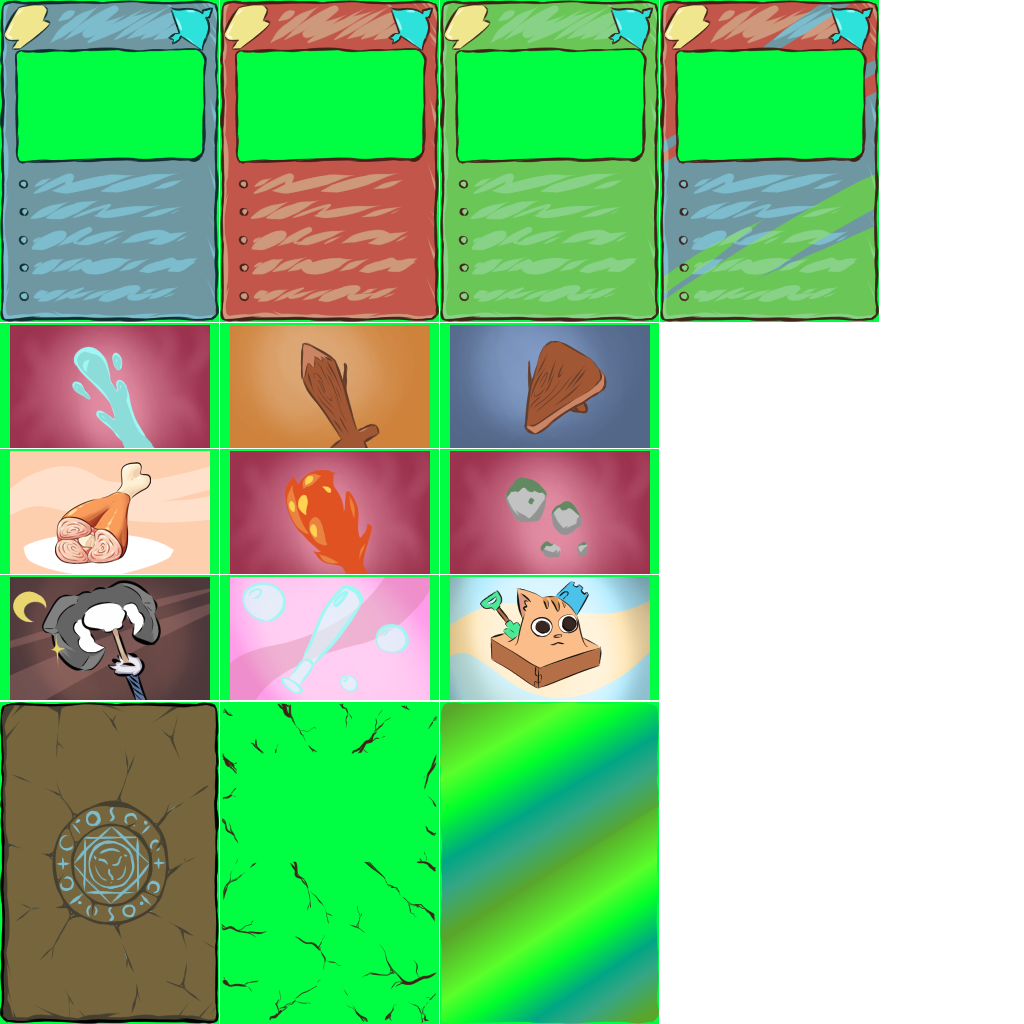
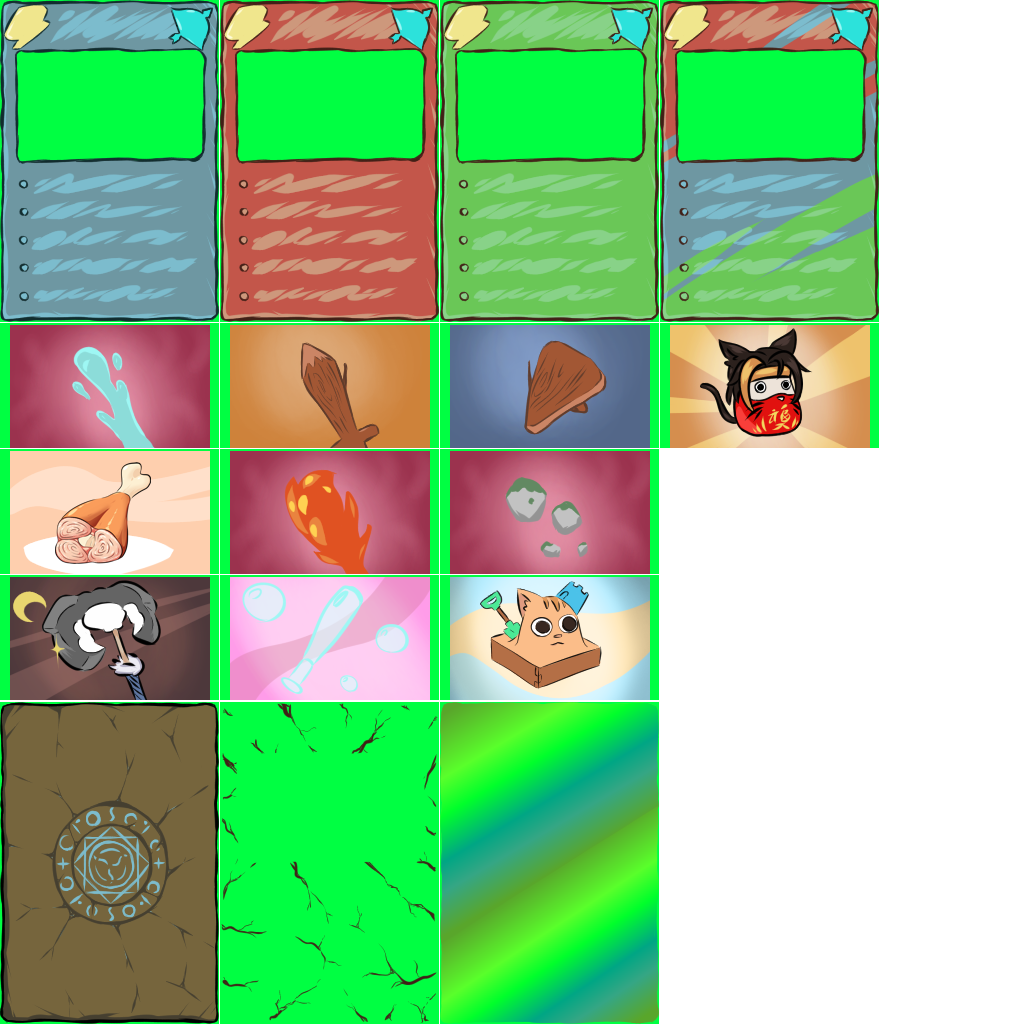
Comparing the layer stacks of the two 1024px x 1024px images. Changes:
painted on "Copier de lineCard" (3rd of 5, in "poliChrome") over [660, 323, 879, 384]
painted on "Copier de lineCard" (4th of 5, in "green") over [660, 323, 704, 384]
painted on "_light" (1st of 3, in "green" › "Copier de colorCard") over [660, 323, 704, 384]
painted on "colorBack" (1st of 3, in "green" › "Copier de colorCard") over [660, 323, 704, 384]
painted on "Calque de dessin 7" over [660, 323, 704, 448]
painted on "Calque de dessin 9" over [660, 323, 704, 448]
painted on "Calque de dessin 8" over [660, 323, 704, 448]
painted on "Copier de Calque de dessin 6" (4th of 5, in "WoodenSword") over [660, 323, 704, 448]
added group "Calque de groupe 31" with 7 layers above "green" over [660, 323, 879, 448]
added layer "Calque de dessin 29 Fusionnés" in group "Calque de groupe 31" over [660, 323, 879, 448]
added layer "Calque de dessin 33" in group "Calque de groupe 31" over [704, 323, 832, 448]
added layer "Calque de dessin 32" in group "Calque de groupe 31" over [660, 323, 832, 448]
added layer "Calque de dessin 34" in group "Calque de groupe 31" over [704, 323, 832, 448]
added layer "Calque de dessin 36" in group "Calque de groupe 31" over [704, 384, 832, 448]
added layer "Calque de dessin 35" in group "Calque de groupe 31" over [704, 384, 832, 448]
added layer "Copier de Calque de dessin 6" (5th of 5, in "Calque de groupe 31") in group "Calque de groupe 31" over [660, 323, 879, 448]
added layer "Copier de green" (4th of 14, in "green") in group "green" over [660, 323, 716, 448]
painted on "Copier de green" (5th of 14, in "green") over [660, 323, 879, 448]
